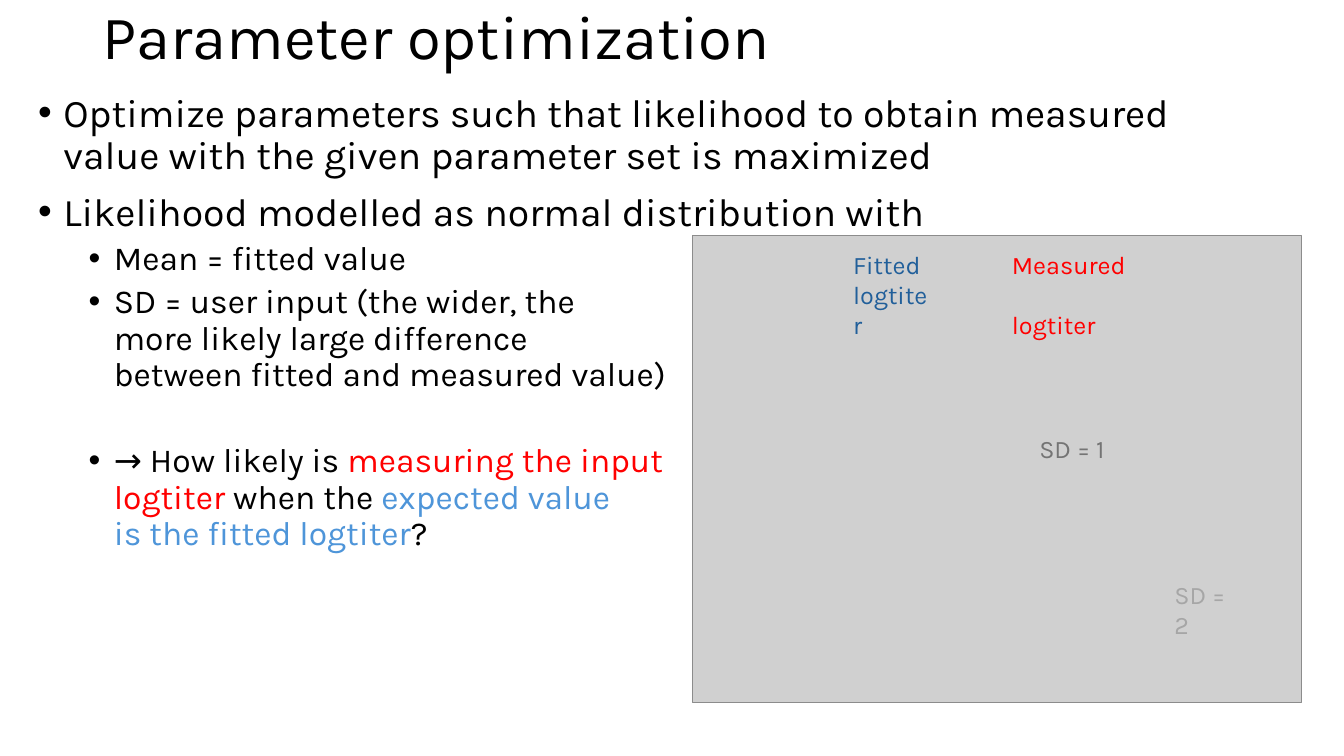
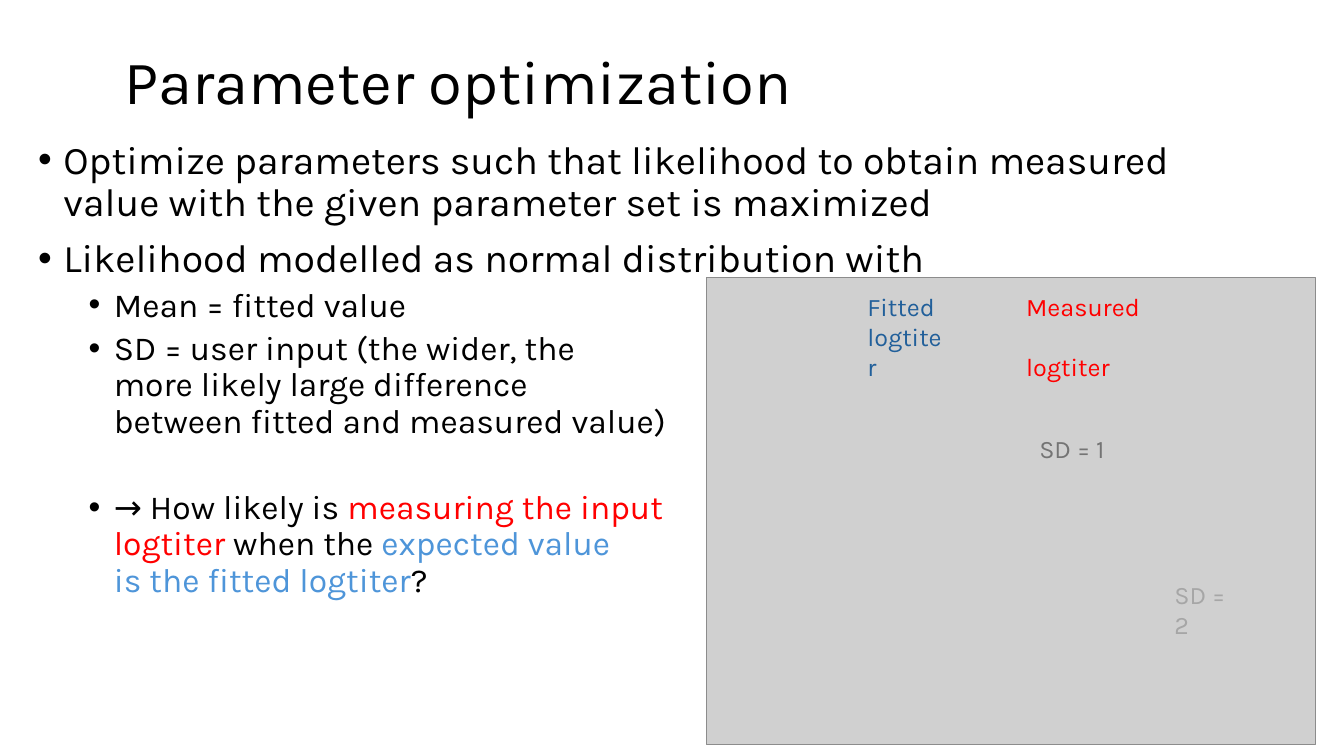
Before and after one commit to acorg/NIAID_CEIRR_antigenic_cartography_workshop2025, a slide deck: slide 9 of slides/04_antibody_landscapes.pptx (slide 11 before the commit). Drawn at 1344x756 pixels with LibreOffice and Linux fonts; fonts in the diff are those of the drawing; grey boxes stand for pictures. Boxes give left, top, right and bottom in pixels: in the first picture for what was removed or moved away, otherwise in the second. Text is boxed around its words. In the diff, an @@ line names an element or a change of style, - is before the commit and + after.

Commit message:
Summary slides, troubleshooting 3
- Introduction slides

- Map construction slides

- Troubleshooting example 3

```diff
--- a/slides/04_antibody_landscapes.pptx
+++ b/slides/04_antibody_landscapes.pptx
@@ title "Parameter optimization": place and size @@
-title "Parameter optimization" at (102,16,769,74)
+title "Parameter optimization" at (124,61,791,119)
@@ text "Optimize parameters such that likelihood ...": place and size @@
-text "Optimize parameters such that likelihood ..." at (63,100,1169,554)
+text "Optimize parameters such that likelihood ..." at (63,147,1169,601)
@@ 2 texts, 1 picture: place and size @@
-2 texts, 1 picture at (693,236,1303,703)
+2 texts, 1 picture at (707,278,1317,745)
```
Also in this commit, not shown: 12 other files.
